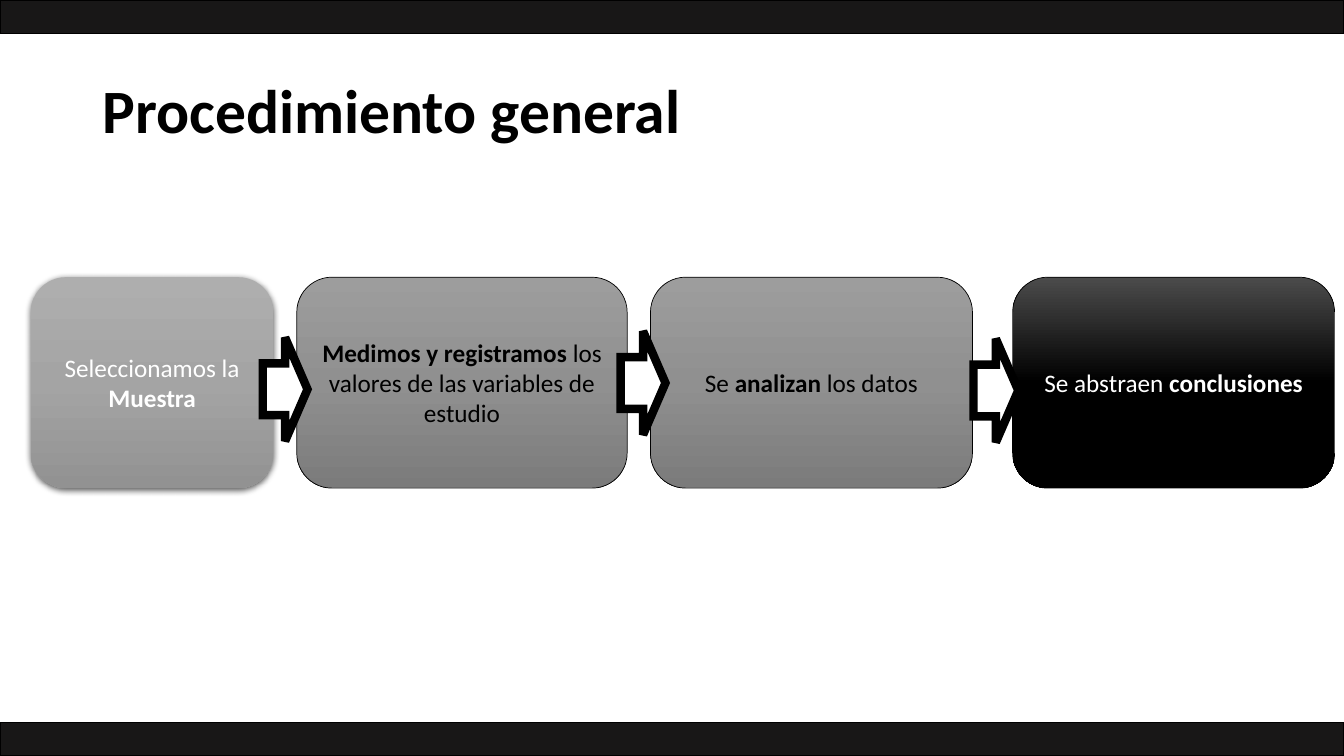
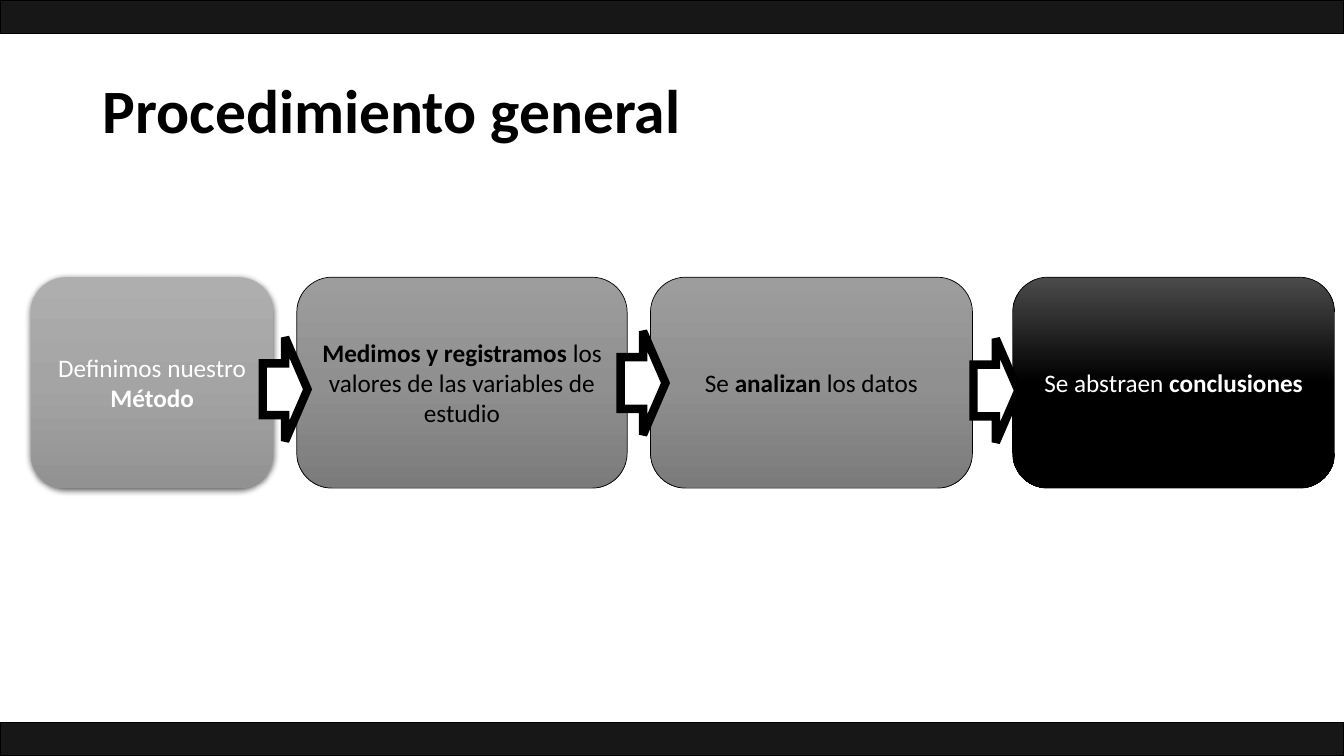
Before and after one commit to Adrifelcha/afchavez-019, a slide deck: slide 3 of JeanPiaget/Presentaciones/04_RecolecciónyAnálisisDatos.pptx. Drawn at 1344x756 pixels with LibreOffice and Linux fonts; fonts in the diff are those of the drawing. Boxes give left, top, right and bottom in pixels: in the first picture for what was removed or moved away, otherwise in the second. Text is boxed around its words. In the diff, an @@ line names an element or a change of style, - is before the commit and + after.

```diff
--- a/JeanPiaget/Presentaciones/04_RecolecciónyAnálisisDatos.pptx
+++ b/JeanPiaget/Presentaciones/04_RecolecciónyAnálisisDatos.pptx
@@ text in rounded rectangle at [58, 360, 246, 407]: text changed @@
-Seleccionamos la Muestra
+Definimos nuestro Método
```
Also in this commit, not shown: 3 other slides changed, 7 slides added, 1 slide removed, 6 other files.
